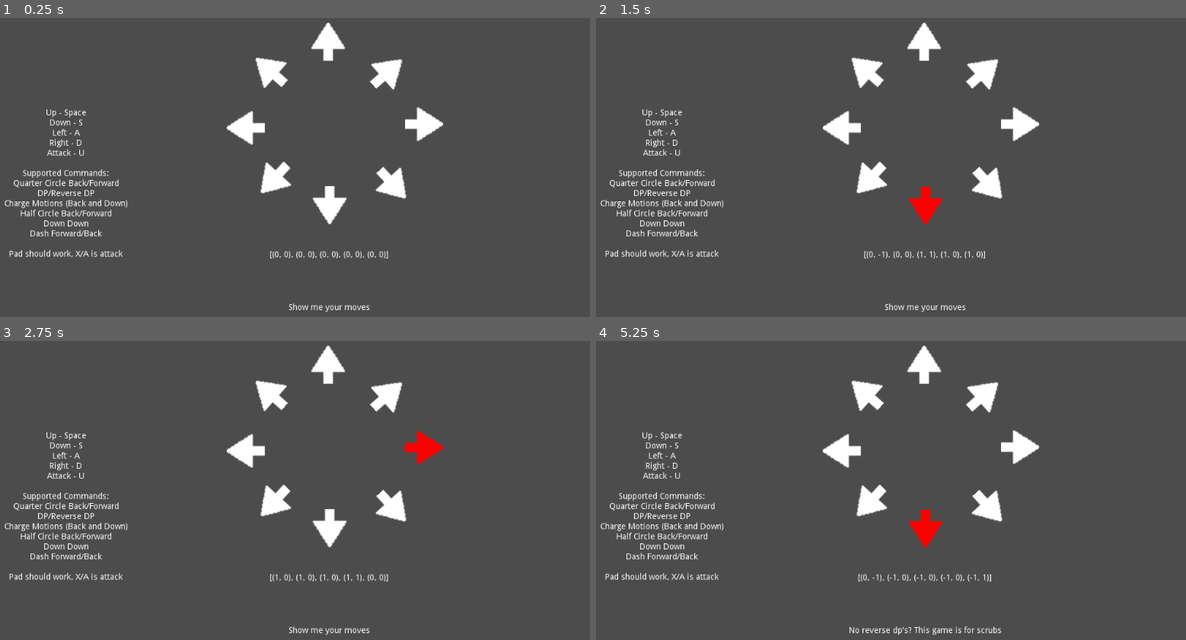
Above: before the commit, frames 1-4 (two rows, left to right).
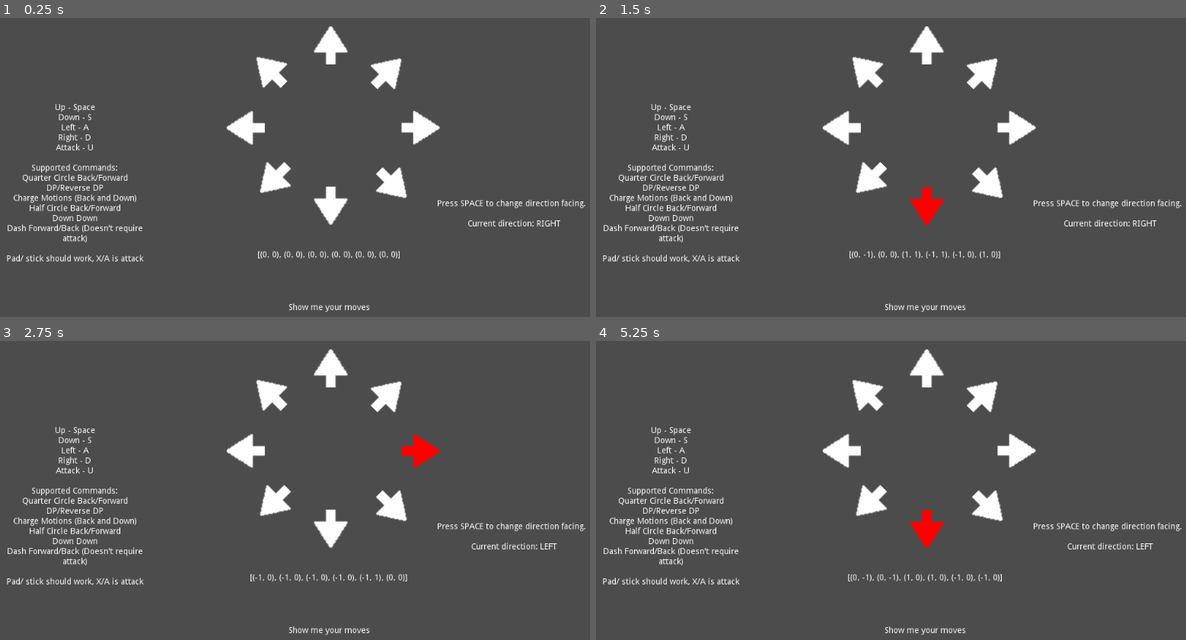
Above: after the commit, the same moments.

Repository: m-acrophage/godot-fg-input-manager
Game: Godot game, scene res://Node.tscn
The game is run twice, just before and just after one commit, with the same random seed, the same clock (stepped at 60 frames per second) and the same inputs.
Inputs:
- Up to frame 1 (0.25 s): no input
- Up to frame 2 (1.5 s): tap Space at 0.5, 1.25 s; hold Right (ui_right) 0.53-1.28 s; hold U (A) 0.53-1.28 s; tap Enter (ui_accept) at 0.77, 1.07 s; tap I (B) at 0.8, 1.35 s; hold Down (ui_down) from 1.28 s (still down)
- Up to frame 3 (2.75 s): tap Enter (ui_accept) at 1.52, 1.82 s; tap O (C) at 1.55 s; tap Space at 2 s; release Down (ui_down) at 2.03 s; hold Right (ui_right) from 2.03 s (still down); hold O (C) from 2.03 s (still down); tap J (D) at 2.3 s
- Up to frame 4 (5.25 s): tap Space at 2.75, 3.5, 4.25 s; release Right (ui_right) at 2.78 s; release O (C) at 2.78 s; hold Up (ui_up) 2.78-3.53 s; tap J (D) at 2.85 s; tap Enter (ui_accept) at 3.02, 3.32, 3.77, 3.8, 4.07, 4.35, 4.52, 4.82 s; tap L (macro) at 3.05 s; hold L (macro) 3.53-4.28 s; hold Left (ui_left) 3.53-5.03 s; tap U (A) at 4.55 s; hold Down (ui_down) from 5.03 s (still down); hold U (A) from 5.03 s (still down)

The runs differ from the first frame. In frame 1, 4.6% of the frame differs, in the area x 0-100%, y 1-82%; in frame 2, 4.7%; in frame 3, 4.7%; in frame 4, 5.0%, in the area x 0-100%, y 1-99%.

Commit message:
Add files via upload

Diff:
--- a/source_files/Arrows.gd
+++ b/source_files/Arrows.gd
@@ -11,20 +11,20 @@
 onready var l_arrow = $Left
 onready var ul_arrow = $UpLeft
 
-func _physics_process(delta):
+func _physics_process(_delta):
 	if controller.buttons.dir == Vector2(0,1):
 		u_arrow.modulate = Color(1,0,0)
 	else:
 		u_arrow.modulate = Color(1,1,1)
-	if controller.buttons.dir == Vector2(1,1):
+	if controller.buttons.dir == Vector2(1 * controller.xscale, 1):
 		ur_arrow.modulate = Color(1,0,0)
 	else:
 		ur_arrow.modulate = Color(1,1,1)
-	if controller.buttons.dir == Vector2(1,0):
+	if controller.buttons.dir == Vector2(1 * controller.xscale, 0):
 		r_arrow.modulate = Color(1,0,0)
 	else:
 		r_arrow.modulate = Color(1,1,1)
-	if controller.buttons.dir == Vector2(1,-1):
+	if controller.buttons.dir == Vector2(1 * controller.xscale, -1):
 		dr_arrow.modulate = Color(1,0,0)
 	else:
 		dr_arrow.modulate = Color(1,1,1)
@@ -32,15 +32,15 @@
 		d_arrow.modulate = Color(1,0,0)
 	else:
 		d_arrow.modulate = Color(1,1,1)
-	if controller.buttons.dir == Vector2(-1,-1):
+	if controller.buttons.dir == Vector2(-1  * controller.xscale, -1):
 		dl_arrow.modulate = Color(1,0,0)
 	else:
 		dl_arrow.modulate = Color(1,1,1)
-	if controller.buttons.dir == Vector2(-1,0):
+	if controller.buttons.dir == Vector2(-1 * controller.xscale, 0):
 		l_arrow.modulate = Color(1,0,0)
 	else:
 		l_arrow.modulate = Color(1,1,1)
-	if controller.buttons.dir == Vector2(-1,1):
+	if controller.buttons.dir == Vector2(-1 * controller.xscale, 1):
 		ul_arrow.modulate = Color(1,0,0)
 	else:
 		ul_arrow.modulate = Color(1,1,1)
--- a/source_files/AttackLabel.gd
+++ b/source_files/AttackLabel.gd
@@ -6,32 +6,32 @@
 var cooldown = 0
 const set_cooldown = 10
 
-func _physics_process(delta):
+func _physics_process(_delta):
 	match state:
 		"start":
 			text = "Show me your moves"
 		"fdash":
-			text = "You must be a gio main"
+			text = "Forward Dash"
 		"bdash":
-			text = "Negative penalty"
+			text = "Back Dash"
 		"bcharge":
-			text = "Every Axl at full screen"
+			text = "Charge Back to Forward"
 		"dcharge":
-			text = "Flying dolphin"
+			text = "Charge Down to Up"
 		"qcf":
-			text = "This butterfly was better in +r, I swear"
+			text = "Quarter Circle Forward"
 		"qcb":
-			text = "Coward's Megafist"
+			text = "Quarter Circle Back"
 		"dp":
-			text = "Clean hit Volcanic Viper"
+			text = "DP/Shoryuken"
 		"rdp":
-			text = "No reverse dp's? This game is for scrubs"
+			text = "Backwards DP"
 		"dd":
-			text = "Drill go brrrr"
+			text = "Double Down"
 		"hcf":
-			text = "Counterhit Fafnir"
+			text = "Half Circle Forward"
 		"hcb":
-			text = "Chipp's stupid command grab"
+			text = "Half Circle Back"
 
 	if cooldown > 0:
 		cooldown -= 1
--- a/source_files/Node.tscn
+++ b/source_files/Node.tscn
@@ -33,10 +33,21 @@
 "_edit_use_anchors_": false
 }
 
+[node name="DirectionLabel" type="Label" parent="."]
+margin_left = 738.819
+margin_top = 281.96
+margin_right = 836.819
+margin_bottom = 386.96
+align = 1
+valign = 1
+__meta__ = {
+"_edit_use_anchors_": false
+}
+
 [node name="Controls" type="Label" parent="."]
 margin_left = 1.0
 margin_top = 2.0
-margin_right = 229.0
+margin_right = 259.0
 margin_bottom = 598.0
 text = "Up - Space
 Down - S
@@ -50,13 +61,14 @@
 Charge Motions (Back and Down)
 Half Circle Back/Forward
 Down Down
-Dash Forward/Back
+Dash Forward/Back (Doesn't require attack)
 
-Pad should work, X/A is attack
+Pad/ stick should work, X/A is attack
 
 "
 align = 1
 valign = 1
+autowrap = true
 __meta__ = {
 "_edit_use_anchors_": false
 }
@@ -65,25 +77,37 @@
 script = ExtResource( 4 )
 
 [node name="Up" type="Sprite" parent="Arrows"]
-position = Vector2( 555.625, 44.0972 )
+position = Vector2( 560, 50 )
+scale = Vector2( 2, 2 )
+texture = ExtResource( 3 )
+
+[node name="UpRight" type="Sprite" parent="Arrows"]
+position = Vector2( 655.159, 95.7539 )
+rotation = 0.785398
+scale = Vector2( 2, 2 )
+texture = ExtResource( 3 )
+
+[node name="Right" type="Sprite" parent="Arrows"]
+position = Vector2( 710.595, 188.657 )
+rotation = 1.5708
 scale = Vector2( 2, 2 )
 texture = ExtResource( 3 )
 
 [node name="DownRight" type="Sprite" parent="Arrows"]
 position = Vector2( 663.978, 283.482 )
-rotation = 2.39983
+rotation = 2.35619
 scale = Vector2( 2, 2 )
 texture = ExtResource( 3 )
 
 [node name="Down" type="Sprite" parent="Arrows"]
-position = Vector2( 558.145, 318.76 )
+position = Vector2( 560, 320 )
 rotation = 3.14159
 scale = Vector2( 2, 2 )
 texture = ExtResource( 3 )
 
 [node name="DownLeft" type="Sprite" parent="Arrows"]
 position = Vector2( 464.911, 274.663 )
-rotation = -2.39983
+rotation = -2.35619
 scale = Vector2( 2, 2 )
 texture = ExtResource( 3 )
 
@@ -93,20 +117,8 @@
 scale = Vector2( 2, 2 )
 texture = ExtResource( 3 )
 
-[node name="Right" type="Sprite" parent="Arrows"]
-position = Vector2( 716.895, 182.688 )
-rotation = 1.5708
+[node name="UpLeft" type="Sprite" parent="Arrows"]
+position = Vector2( 458.611, 93.2341 )
+rotation = -0.785398
 scale = Vector2( 2, 2 )
 texture = ExtResource( 3 )
-
-[node name="UpRight" type="Sprite" parent="Arrows"]
-position = Vector2( 655.159, 95.7539 )
-rotation = 0.846485
-scale = Vector2( 2, 2 )
-texture = ExtResource( 3 )
-
-[node name="UpLeft" type="Sprite" parent="Arrows"]
-position = Vector2( 458.611, 93.2341 )
-rotation = -0.846485
-scale = Vector2( 2, 2 )
-texture = ExtResource( 3 )
--- a/source_files/inputmanager.gd
+++ b/source_files/inputmanager.gd
@@ -1,21 +1,42 @@
 extends Node
 
+#used for demo, can be removed
 onready var buffer_label = $BufferLabel
-onready var attack_label = $AttackLabel
-
-var button_history = [{"dir":Vector2(0,0), "A":false ,"B":false ,"C":false ,"D":false ,"frame":0}]
-var buttons = {"dir":Vector2(0,0), "A":false, "B":false, "C":false, "D":false}
-var prev_buttons = {"dir":Vector2(0,0), "A":false, "B":false, "C":false, "D":false}
+onready var direction_label = $DirectionLabel
+
+var xscale = 1
+
+# recording of all inputs
+var button_history = [{"dir":neutral, "A":false ,"B":false ,"C":false ,"D":false ,"frame":0}]
+# buttons pressed on current anf previous frames
+# use the variables further below to check for buttons, but for directions you can reference this dictionary directly, as it is updated every frame
+var buttons = {"dir":neutral, "A":false, "B":false, "C":false, "D":false}
+var prev_buttons = {"dir":neutral, "A":false, "B":false, "C":false, "D":false}
+# count of current frame
 var frames = 0
 
+# command buffer appends with current direction if timer runs out, timer is reset to max value if there is a new direction pressed
 var command_buffer = []
-const command_buffer_size = 5
-const command_buffer_timer_max = 15
+const command_buffer_size = 6
+const command_buffer_timer_max = 10
 var command_buffer_timer = command_buffer_timer_max
 
+const neutral = Vector2(0,0)
+const up = Vector2(0,1)
+const up_forward = Vector2(1,1)
+const forward = Vector2(1,0)
+const down_forward = Vector2(1,-1)
+const down = Vector2(0,-1)
+const down_back = Vector2(-1,-1)
+const back = Vector2(-1,0)
+const up_back = Vector2(-1,1)
+
+
+# can set the amout of buffered frames for button inputs as well as force lag, helpful for acieving multiple presses on same frame
 const button_lag = 0
 const button_buffer = 6
 
+# pressed and held buttons. call these in your player script to check inputs
 var buttonA
 var buttonB
 var buttonC
@@ -24,16 +45,20 @@
 var buttonB_held
 var buttonC_held
 var buttonD_held
+
+# set the timer for single button presses to remain active
 var buttonA_timer = button_lag + button_buffer
 var buttonB_timer = button_lag + button_buffer
 var buttonC_timer = button_lag + button_buffer
 var buttonD_timer = button_lag + button_buffer
 
+# modifies speed of charge motions, keep max charge higher than full charge, smaller difference means tighter input
 const full_charge = 30
 const max_charge = 45
 var bcharge_value = 0
 var dcharge_value = 0
 
+# checks for command inputs, call these in player script
 var qcf = false
 var qcb = false
 var dp = false
@@ -41,17 +66,21 @@
 var hcf = false
 var hcb = false
 var dd = false
+var cir = false
 var fdash = false
 var bdash = false
 var dcharge = false
 var bcharge = false
 
 func _ready():
-	for x in range(0,command_buffer_size):
-		command_buffer.append(Vector2(0,0))
+	# fill the command input array to previously deterimed size
+	for _x in range(0,command_buffer_size):
+		command_buffer.append(neutral)
 
 func _physics_process(_delta):
 	frames += 1
+
+# all the functions declared below get slapped on here, be sure to do this under physics process, as the framerate will be consistent, which is pivotal for achieving determinism
 	get_input()
 	set_buttons()
 	set_held_buttons()
@@ -68,9 +97,25 @@
 	get_bdash()
 	set_history()
 
+	if Input.is_action_just_pressed("ui_accept"):
+		xscale = -xscale
+
+	var direction_text
+	if xscale == 1:
+		direction_text = "RIGHT"
+	else:
+		direction_text = "LEFT"
+
+	direction_label.text = ("Press SPACE to change direction facing. \n \n Current direction: " + direction_text)
+
+	# here for demo, can be removed
 	buffer_label.text = str(command_buffer)
 
+# collect current player inputs, would be overwritted during replays or rollback simulations by other (nonexistent as of yet) function
+# when implementing in a game, be sure to set a conditional if statement based on the direction the character is facing and set the directional x values accordingly
+# y directional values do not require any conditional statements based of facing direction of the character
 func get_input():
+	# checks for opposing directions, and if there are, cancels them out
 	if Input.is_action_pressed("ui_up") and !Input.is_action_pressed("ui_down"):
 		buttons.dir.y = 1
 	elif Input.is_action_pressed("ui_down") and !Input.is_action_pressed("ui_up"):
@@ -79,12 +124,13 @@
 		buttons.dir.y = 0
 
 	if Input.is_action_pressed("ui_right") and !Input.is_action_pressed("ui_left"):
-		buttons.dir.x = 1
+		buttons.dir.x = xscale
 	elif Input.is_action_pressed("ui_left") and !Input.is_action_pressed("ui_right"):
-		buttons.dir.x = -1
+		buttons.dir.x = -xscale
 	else:
 		buttons.dir.x = 0
 
+	# an example of how to use multi button macros, second qualifier can be removed/modified
 	if Input.is_action_pressed("A") or Input.is_action_pressed("macro"):
 		buttons.A = true
 	else:
@@ -105,6 +151,8 @@
 	else:
 		buttons.D = false
 
+# update dictionary array that can be saved for replays/checked during rollback.
+# other functions also check previus values to determine inputs
 func set_history():
 	if buttons.hash() != prev_buttons.hash():
 		button_history.append({"dir":buttons.dir ,"A":buttons.A ,"B":buttons.B ,"C":buttons.C ,"D":buttons.D ,"frame":frames})
@@ -114,6 +162,7 @@
 	prev_buttons.C = buttons.C
 	prev_buttons.D = buttons.D
 
+# assigns button booleans based on collected inputs, as well as set buffer timers
 func set_buttons():
 	if buttons.A and !button_history.back().A:
 		buttonA_timer = button_buffer + button_lag
@@ -151,6 +200,7 @@
 	else:
 		buttonD = false
 
+# sets the held button variables, based entirely on current frame
 func set_held_buttons():
 	if buttons.A:
 		buttonA_held = true
@@ -172,6 +222,8 @@
 	else:
 		buttonD_held = false
 
+# sets the buffer that is used to determine command inputs by adding new value with each timeout/new direction
+# acts as a freference for motion inputs to be detected
 func set_command_buffer():
 	if buttons.dir != prev_buttons.dir:
 		command_buffer.push_front(buttons.dir)
@@ -185,6 +237,10 @@
 			command_buffer.remove(command_buffer_size)
 			command_buffer_timer = command_buffer_timer_max
 
+# everything from here down is to check for command inputs.
+# see the AttackLabel object for examples of how to use these to influence a player
+# these functions are subject to change, as the method used to determine the commands is admittedly imperfect, relies on small command buffer
+# for more complicated inputs,consider modifying the size of the buffer and using different methods to check for successful inputs
 func get_charge_inputs():
 	if buttons.dir.x == -1 and bcharge_value < max_charge:
 		bcharge_value += 1
@@ -205,65 +261,69 @@
 		dcharge = false
 
 func get_qcf():
-	var input1 = command_buffer.find(Vector2(0,-1))
-	var input2 = command_buffer.find(Vector2(1,-1))
-	var input3 = command_buffer.find(Vector2(1,0))
-	if input3 < input2 and input2 < input1 and input1 < 4:
+	var input3 = command_buffer.find(forward)
+	var input2 = command_buffer.find(down_forward, input3)
+	var input1 = command_buffer.find(down, input2)
+	if input3 < input2 and input2 < input1 and input1 <= 3:
 		qcf = true
 	else:
 		qcf = false
 
 func get_qcb():
-	var input1 = command_buffer.find(Vector2(0,-1))
-	var input2 = command_buffer.find(Vector2(-1,-1))
-	var input3 = command_buffer.find(Vector2(-1,0))
-	if input3 < input2 and input2 < input1 and input1 < 4:
+	var input3 = command_buffer.find(back)
+	var input2 = command_buffer.find(down_back, input3)
+	var input1 = command_buffer.find(down, input2)
+	if input3 < input2 and input2 < input1 and input1 <= 3:
 		qcb = true
 	else:
 		qcb = false
 
 func get_dp():
-	var input1 = command_buffer.find(Vector2(1,0))
-	var input2 = command_buffer.find(Vector2(0,-1))
-	var input3 = command_buffer.find(Vector2(1,-1))
-	if input3 < input2 and input2 < input1:
+	var input3 = command_buffer.find(down_forward)
+	var input2 = command_buffer.find(down, input3)
+	var input1 = command_buffer.find(forward, input2)
+	if input3 < input2 and input2 < input1 and input1 <= 4:
 		dp = true
 	else:
 		dp = false
 
 func get_rdp():
-	var input1 = command_buffer.rfind(Vector2(-1,0))
-	var input2 = command_buffer.find(Vector2(0,-1))
-	var input3 = command_buffer.find(Vector2(-1,-1))
-	if input3 < input2 and input2 < input1:
+	var input3 = command_buffer.find(down_back)
+	var input2 = command_buffer.find(down, input3)
+	var input1 = command_buffer.find(back, input2)
+	if input3 < input2 and input2 < input1 and input1 <= 4:
 		rdp = true
 	else:
 		rdp = false
 
 func get_hcf():
-	var input1 = command_buffer.find(Vector2(-1,0))
-	var input2 = command_buffer.find(Vector2(-1,-1))
-	var input3 = command_buffer.find(Vector2(0,-1))
-	var input4 = command_buffer.find(Vector2(1,-1))
-	var input5 = command_buffer.find(Vector2(1,0))
-	if input5 < input4 and input4 < input3 and input3 < input2 and input2 < input1:
+	var input5 = command_buffer.find(forward)
+	var input4 = command_buffer.find(down_forward, input5)
+	var input3 = command_buffer.find(down, input4)
+	var input2 = command_buffer.find(down_back, input3)
+	var input1 = command_buffer.find(back, input2)
+	if input5 < input4 and input4 < input3 and input3 < input2 and input2 < input1 and input5 <= 5:
 		hcf = true
 	else:
 		hcf = false
 
 func get_hcb():
-	var input1 = command_buffer.find(Vector2(1,0))
-	var input2 = command_buffer.find(Vector2(1,-1))
-	var input3 = command_buffer.find(Vector2(0,-1))
-	var input4 = command_buffer.find(Vector2(-1,-1))
-	var input5 = command_buffer.find(Vector2(-1,0))
-	if input5 < input4 and input4 < input3 and input3 < input2 and input2 < input1:
+	var input5 = command_buffer.find(back)
+	var input4 = command_buffer.find(down_back, input5)
+	var input3 = command_buffer.find(down, input4)
+	var input2 = command_buffer.find(down_forward, input3)
+	var input1 = command_buffer.find(forward, input2)
+	if input5 < input4 and input4 < input3 and input3 < input2 and input2 < input1 and input5 <= 5:
 		hcb = true
 	else:
 		hcb = false
 
 func get_dd():
-	if command_buffer[0].y == -1 and command_buffer[1].y == 0 and command_buffer[2].y == -1 and command_buffer[3].y == 0:
+	var input4 = command_buffer.find(down)
+	var input3 = command_buffer.find(neutral, input4)
+	var input2 = command_buffer.find(down, input3)
+	var input1 = command_buffer.find(neutral, input2)
+	if input4 < input3 and input3 < input2 and input2 < input1 and input1 <= 4:
 		dd = true
 	else:
 		dd = false
